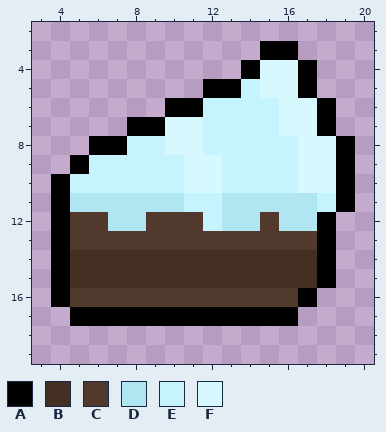
Pixel-art file -- Unstable/Assets/Sprites/Food_Cake.aseprite. The first picture shows the starting point.
24x24 pixels, 1 frame. Shown: x 3..20, y 2..19.
Palette (. is transparent): A #000000  B #442f23  C #513a2d  D #b0e6f2  E #c5f4ff  F #d8f8ff
And afterwards:
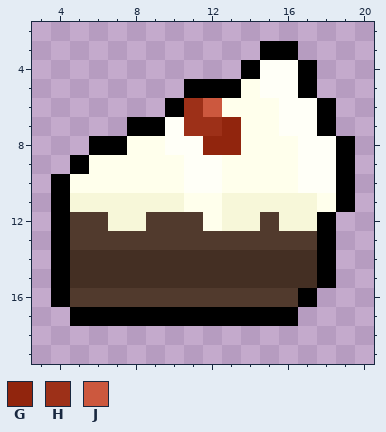
Colours new in this view: G #91250d  H #9d3018  J #cc583e
Commit message: Food color adjustments
Diff:
Colour D changes from #b0e6f2 to #f7f7d9.
Colour E changes from #c5f4ff to #ffffec.
Colour F changes from #d8f8ff to #fffff7.
The author put colour A in row 5 at x 11.
Colour E becomes colour G in row 7 at x 13; in row 8 at x 12 to 13.
Colour A becomes colour H in row 6 at x 11.
Colour E becomes colour H in row 7 at x 12.
Colour F becomes colour H in row 7 at x 11.
Colour E becomes colour J in row 6 at x 12.
Changed places in both pictures, as pixel boxes (x1, y1, x2, y2):
changed: (70, 60, 336, 231)
